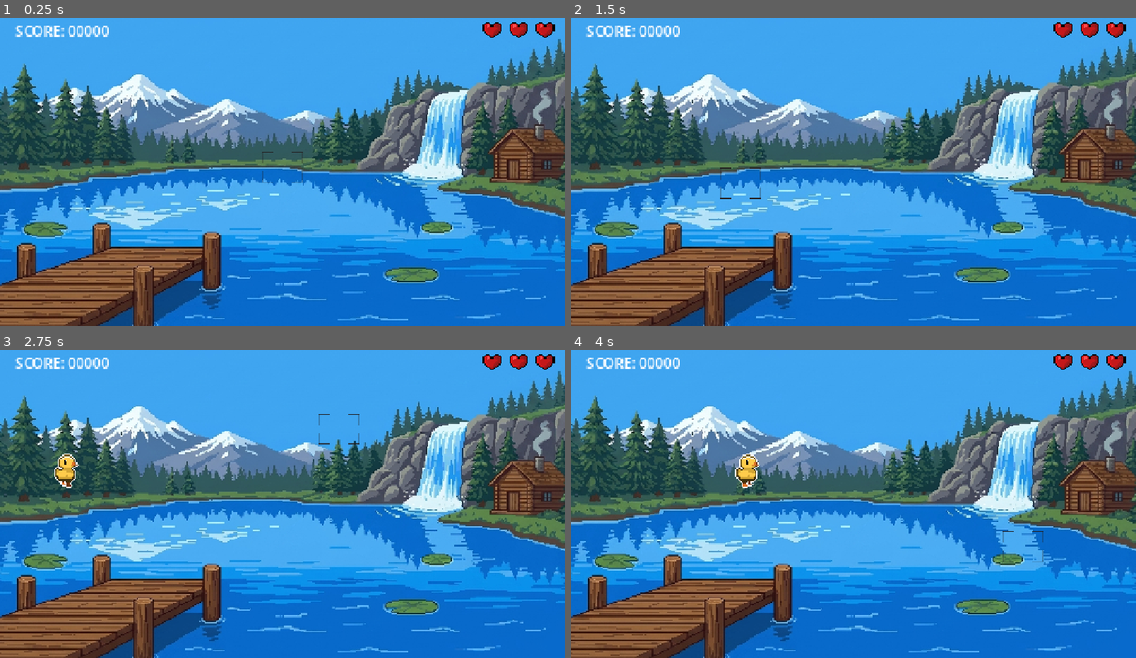
Above: before the commit, frames 1-4 (two rows, left to right).
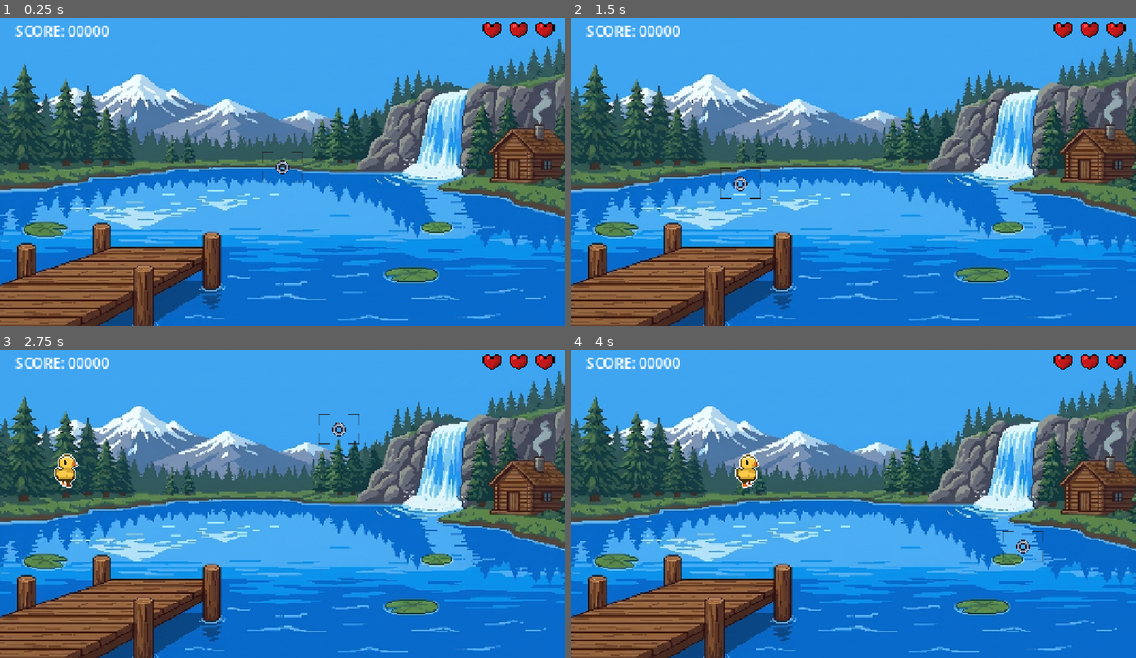
Above: after the commit, the same moments.

Repository: ultra-dot/Snapmaster-Arcade
Game: Godot game, scene res://Scenes/Main.tscn
Same seed, same stepped clock (60 frames per second), same inputs: the game is played once before the commit and once after it.
Inputs (mouse positions are in pixels of both pictures, inside the frame that each line leads up to):
- Up to frame 1 (0.25 s): no input
- Up to frame 2 (1.5 s): tap Enter at 0.5 s; move the mouse to (977, 150) at 0.52 s; press the mouse at (977, 150) at 0.53 s; tap Space at 1.25 s; move the mouse to (740, 184) at 1.27 s; release the mouse at (740, 184) at 1.28 s; click (740, 184) at 1.35 s
- Up to frame 3 (2.75 s): tap Enter at 2 s; move the mouse to (339, 430) at 2.02 s; press the mouse at (339, 430) at 2.03 s
- Up to frame 4 (4 s): move the mouse to (825, 562) at 2.77 s; release the mouse at (825, 562) at 2.78 s; click (825, 562) at 2.85 s; move the mouse to (1023, 547) at 3.52 s; press the mouse at (1023, 547) at 3.53 s

The runs differ from the first frame. In frame 1, less than 0.1% of the frame differs, in the area x 48-52%, y 46-51%; in frame 2, less than 0.1%; in frame 3, less than 0.1%, in the area x 58-62%, y 23-29%; in frame 4, less than 0.1%.

Commit message:
Add Progress Bar

Diff:
--- a/Scenes/CameraFrame.tscn
+++ b/Scenes/CameraFrame.tscn
@@ -2,6 +2,9 @@
 
 [ext_resource type="Script" uid="uid://bpg54o544j7em" path="res://scripts/CameraFrame.gd" id="1_ge6jh"]
 [ext_resource type="Texture2D" uid="uid://bhlqfnabv7yf4" path="res://assets/frame.svg" id="2_u0spe"]
+[ext_resource type="Texture2D" uid="uid://bqwniaapn6sgq" path="res://assets/circle bars/16x16/circle bar under.png" id="3_hul8v"]
+[ext_resource type="Texture2D" uid="uid://cbbl27w353v60" path="res://assets/circle bars/16x16/circle bar over.png" id="4_a81fx"]
+[ext_resource type="Texture2D" uid="uid://dqn1rt40vu8i8" path="res://assets/circle bars/16x16/circle bar progress blue.png" id="5_hul8v"]
 
 [sub_resource type="RectangleShape2D" id="RectangleShape2D_ge6jh"]
 size = Vector2(48, 35.5)
@@ -15,3 +18,13 @@
 
 [node name="CollisionShape2D" type="CollisionShape2D" parent="." unique_id=1638822170]
 shape = SubResource("RectangleShape2D_ge6jh")
+
+[node name="TextureProgressBar" type="TextureProgressBar" parent="." unique_id=1513226968]
+offset_left = -8.0
+offset_top = -8.0
+offset_right = 32.0
+offset_bottom = 32.0
+fill_mode = 4
+texture_under = ExtResource("3_hul8v")
+texture_over = ExtResource("4_a81fx")
+texture_progress = ExtResource("5_hul8v")
--- a/scripts/CameraFrame.gd
+++ b/scripts/CameraFrame.gd
@@ -1,27 +1,57 @@
 extends Area2D
 
-func _ready():
-	InputManager.photo_taken.connect(_on_photo_taken)
+@export var capture_time: float = 0.5
+var current_capture_timer: float = 0.0
+var targeted_duck: Area2D = null
 
-func _process(_delta):
+# User will add this node manually later
+@onready var progress_bar = get_node_or_null("TextureProgressBar")
+
+func _process(delta):
 	# Update position to follow InputManager
 	global_position = InputManager.target_pos
 
-func _on_photo_taken(_pos):
-	# Check for overlaps
-	var overlapping_areas = get_overlapping_areas()
-	var captured_something = false
+	# Hold and Steady Mechanic
+	if InputManager.is_trigger_held:
+		var overlapping_areas = get_overlapping_areas()
+		var valid_duck = null
 
-	for area in overlapping_areas:
-		if area.has_method("capture") and not area.is_captured:
-			area.capture()
-			captured_something = true
-			# Notify Game Manager to increase score (could use signal or direct call)
-			var gm = get_tree().get_first_node_in_group("game_manager")
-			if gm:
-				gm.add_score(100)
+		# Find first valid duck in the frame
+		for area in overlapping_areas:
+			if area.has_method("capture") and not area.is_captured:
+				valid_duck = area
+				break
 
-	if captured_something:
-		print("Snap! Captured target.")
+		if valid_duck:
+			if targeted_duck == valid_duck:
+				# Keep focusing on the same duck
+				current_capture_timer += delta
+
+				# Capture triggered!
+				if current_capture_timer >= capture_time:
+					valid_duck.capture()
+					var gm = get_tree().get_first_node_in_group("game_manager")
+					if gm:
+						gm.add_score(100)
+					print("Snap! Captured target.")
+
+					current_capture_timer = 0.0
+					targeted_duck = null
+			else:
+				# Started looking at a new duck, reset timer
+				targeted_duck = valid_duck
+				current_capture_timer = 0.0
+		else:
+			# Holding click, but not looking at any duck
+			current_capture_timer = 0.0
+			targeted_duck = null
 	else:
-		print("Missed!")
+		# Not holding click, reset everything
+		current_capture_timer = 0.0
+		targeted_duck = null
+
+	# Update UI Progress Bar if the user has added it
+	if progress_bar:
+		progress_bar.step = 1
+		progress_bar.max_value = capture_time * 100.0
+		progress_bar.value = current_capture_timer * 100.0
--- a/scripts/InputManager.gd
+++ b/scripts/InputManager.gd
@@ -4,13 +4,14 @@
 
 var target_pos: Vector2 = Vector2.ZERO
 var is_trigger_pulled: bool = false # Kept for Phase 1 compatibility if needed, but signal is better.
+var is_trigger_held: bool = false
 
 func _process(_delta):
 	# Update target position based on mouse for Phase 1
 	target_pos = get_viewport().get_mouse_position()
 
-	if Input.is_action_just_pressed("click"):
-		is_trigger_pulled = true
+	is_trigger_pulled = Input.is_action_just_pressed("click")
+	is_trigger_held = Input.is_action_pressed("click")
+
+	if is_trigger_pulled:
 		photo_taken.emit(target_pos)
-	else:
-		is_trigger_pulled = false
Binary file added: assets/circle bars/16x16/circle bar over.png
Not shown, added: assets/circle bars/16x16/circle bar over.png.import
Binary file added: assets/circle bars/16x16/circle bar progress blue.png
Not shown, added: assets/circle bars/16x16/circle bar progress blue.png.import
Binary file added: assets/circle bars/16x16/circle bar progress cinnamon.png
Not shown, added: assets/circle bars/16x16/circle bar progress cinnamon.png.import
Binary file added: assets/circle bars/16x16/circle bar progress dark brown.png
Not shown, added: assets/circle bars/16x16/circle bar progress dark brown.png.import
Binary file added: assets/circle bars/16x16/circle bar progress dark green.png
Not shown, added: assets/circle bars/16x16/circle bar progress dark green.png.import
Binary file added: assets/circle bars/16x16/circle bar progress dark grey.png
Not shown, added: assets/circle bars/16x16/circle bar progress dark grey.png.import
(and 52 more such lines)
